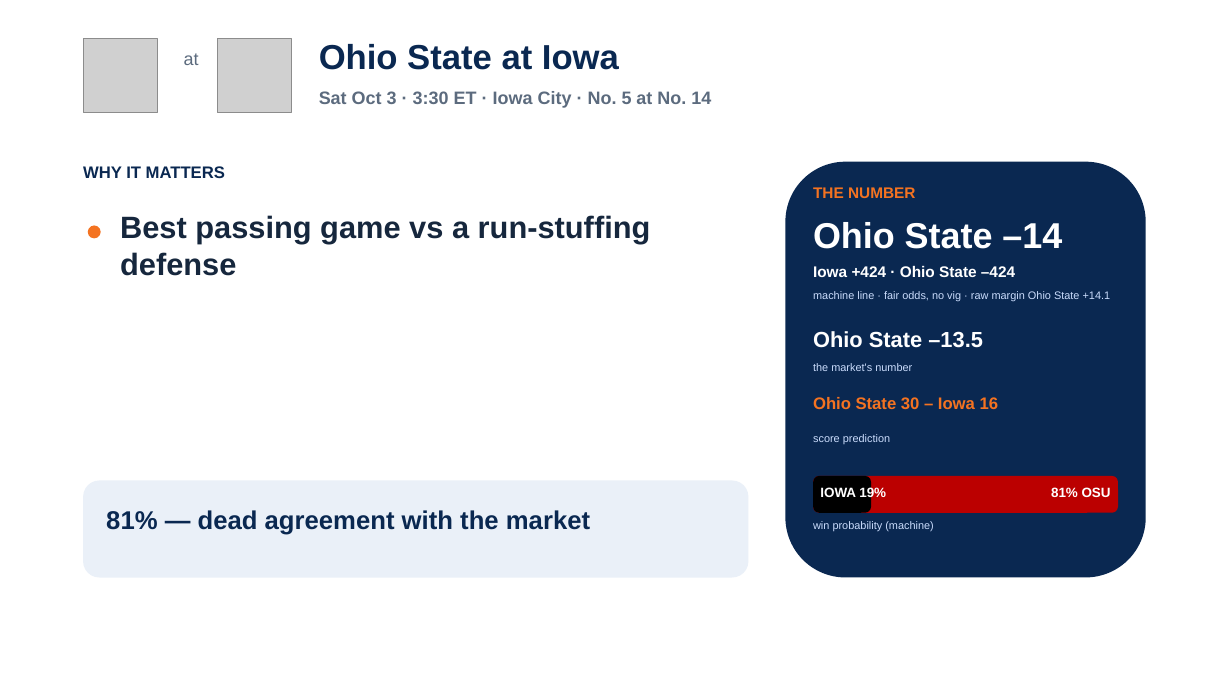
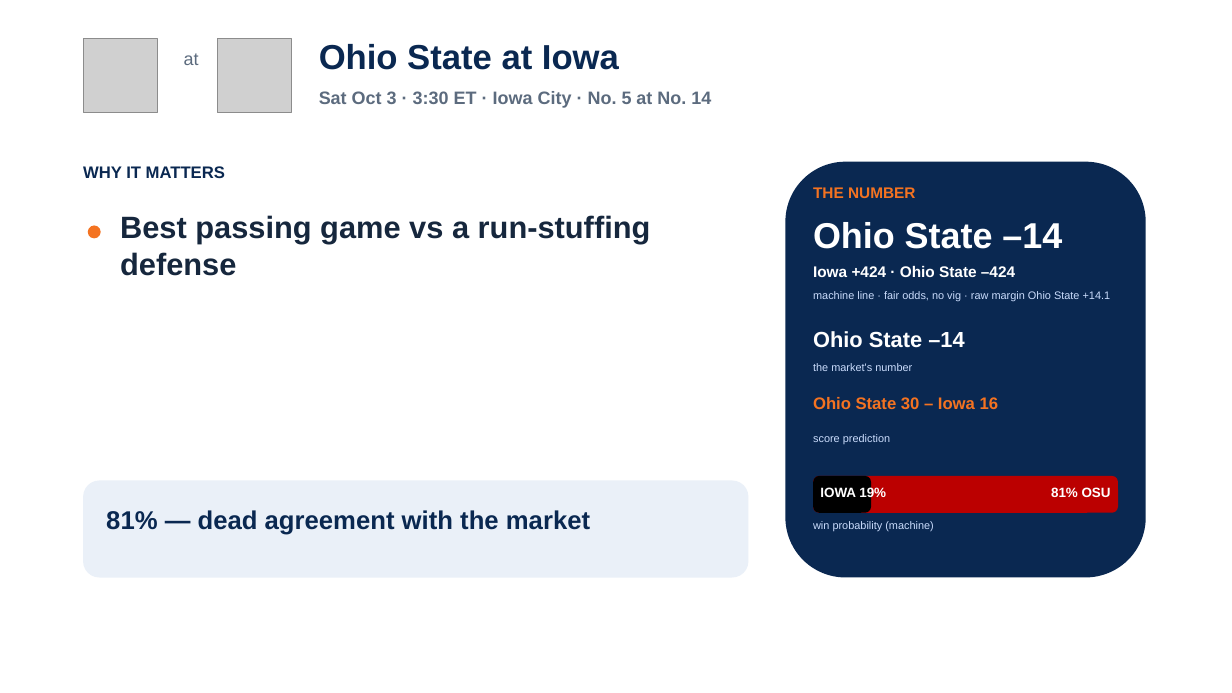
Before and after one commit to lucasalvarezflorida-lab/ncaa-fbs-analytics, a slide deck: slide 18 of decks/2026_Week5_Episode6.pptx. Drawn at 1232x693 pixels with LibreOffice and Linux fonts; fonts in the diff are those of the drawing; grey boxes stand for pictures. Boxes give left, top, right and bottom in pixels: in the first picture for what was removed or moved away, otherwise in the second. Text is boxed around its words. In the diff, an @@ line names an element or a change of style, - is before the commit and + after.

```diff
--- a/decks/2026_Week5_Episode6.pptx
+++ b/decks/2026_Week5_Episode6.pptx
@@ text at [813, 331, 964, 348]: text changed @@
-Ohio State –13.5
+Ohio State –14
```
Also in this commit, not shown: 3 other slides changed, 6 other files.
